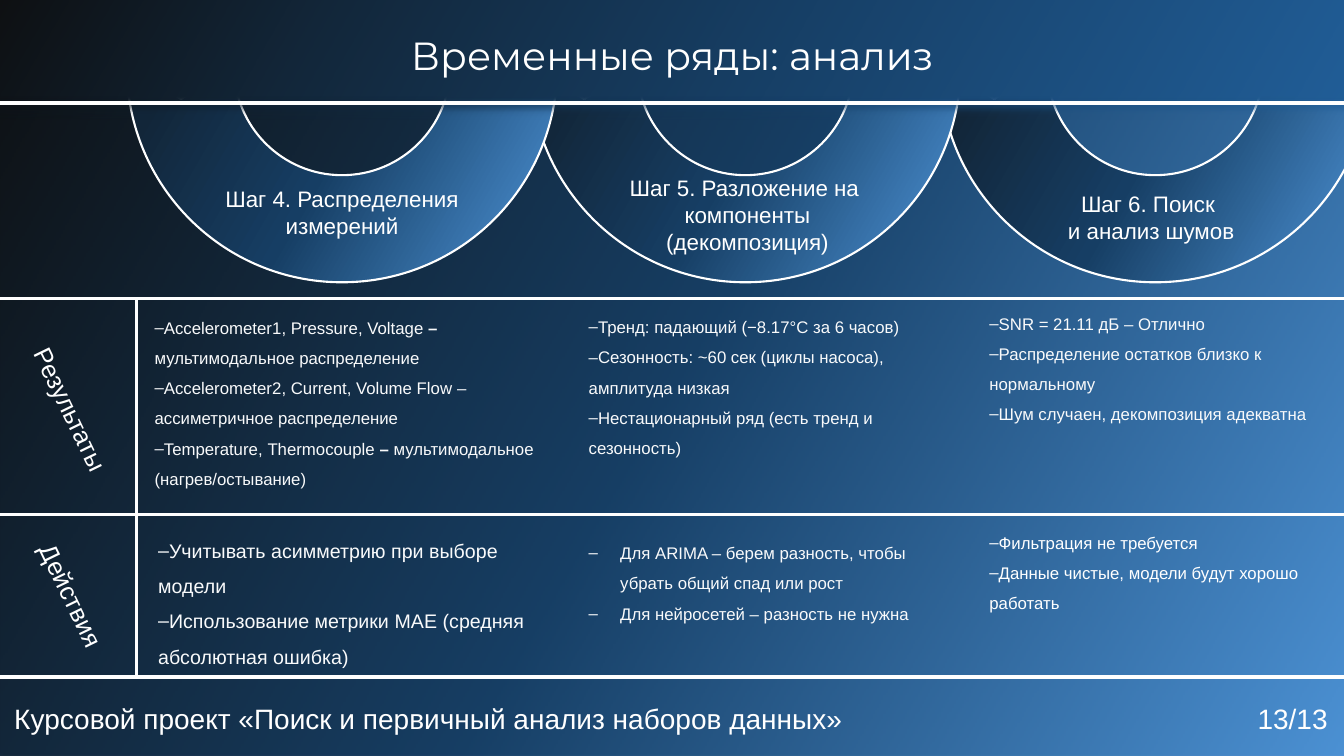
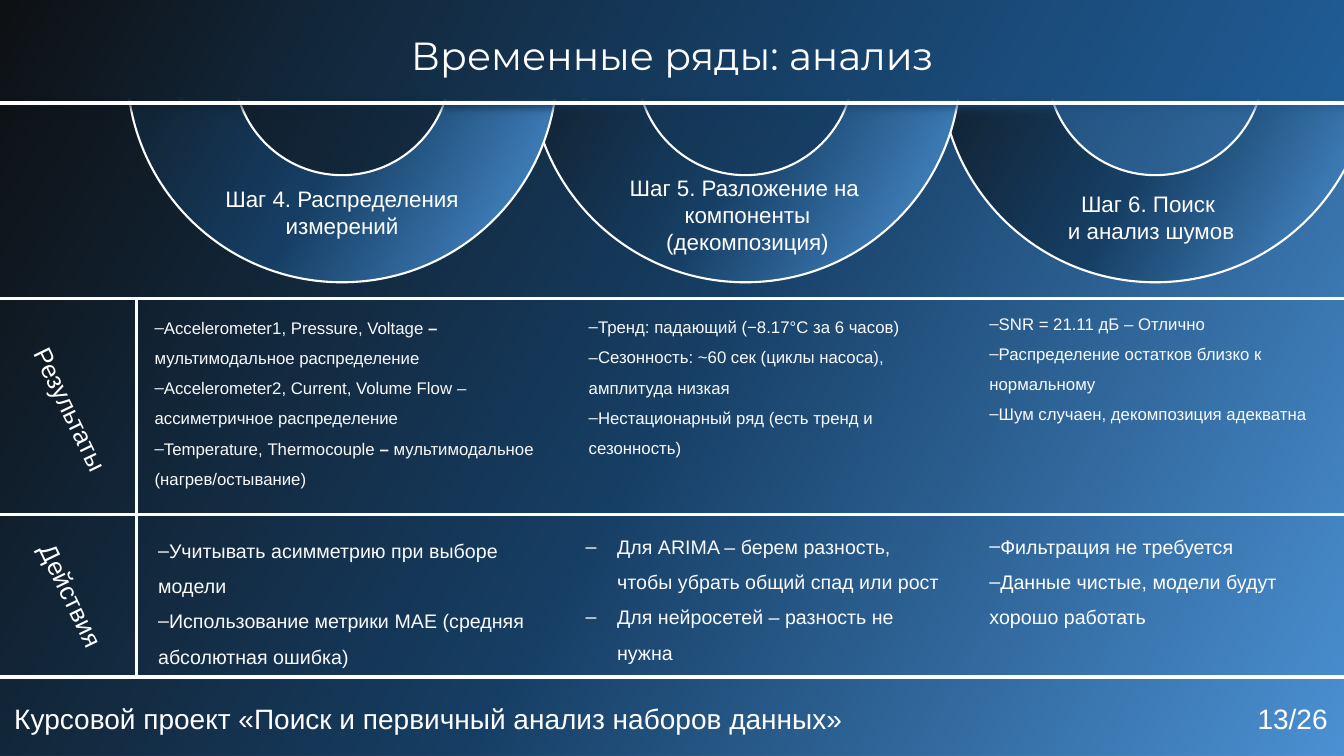
Before and after one commit to KaKTyZV/KYRSOVAIA_RABOTA, a slide deck: slide 13 of БобыкинВА_ЕТ141_курсовой_проект.pptx. Drawn at 1344x756 pixels with LibreOffice and Linux fonts; fonts in the diff are those of the drawing. Boxes give left, top, right and bottom in pixels: in the first picture for what was removed or moved away, otherwise in the second. Text is boxed around its words. In the diff, an @@ line names an element or a change of style, - is before the commit and + after.

```diff
--- a/БобыкинВА_ЕТ141_курсовой_проект.pptx
+++ b/БобыкинВА_ЕТ141_курсовой_проект.pptx
@@ text "Для ARIMA – берем разность, ..." at (617, 539, 939, 664): size 12 to 14 pt @@
@@ text "Для ARIMA – берем разность, ...": place and size @@
-text "Для ARIMA – берем разность, ..." at (620, 547, 909, 624)
+text "Для ARIMA – берем разность, ..." at (617, 539, 939, 664)
@@ text "Фильтрация не требуется" at (989, 539, 1276, 628): size 12 to 14 pt @@
@@ page number at (1258, 708, 1328, 730): text changed @@
-13/13
+13/26
```
Also in this commit, not shown: 11 other slides changed, 21 slides added, 1 slide removed.
